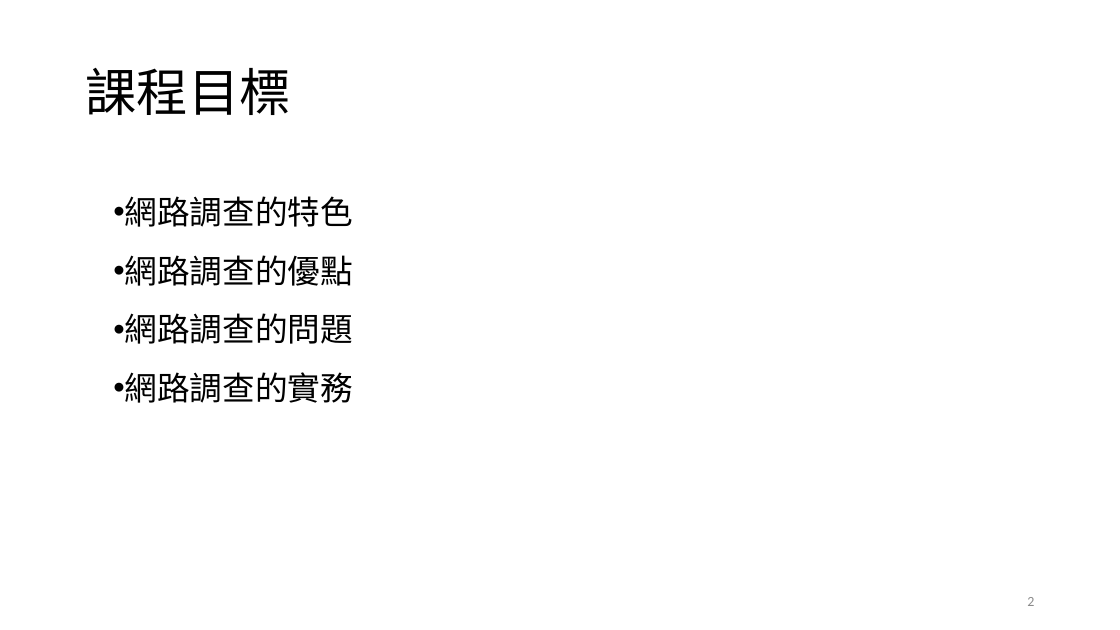
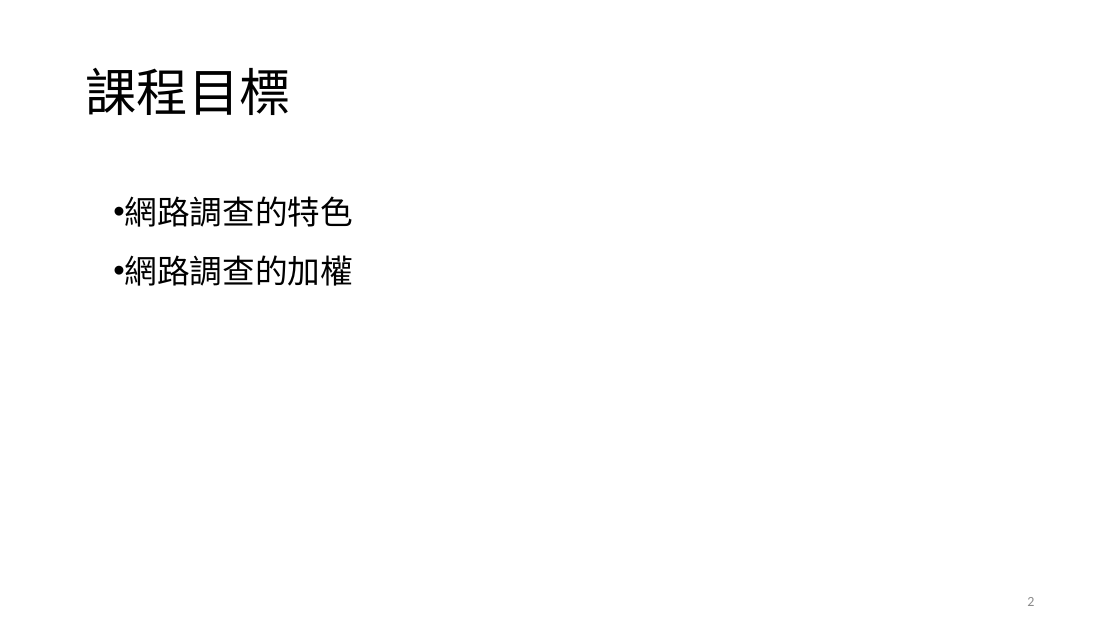
Before and after one commit to TsaiChiahung/PublicOpinion2026, a slide deck: slide 2 of 投影片/民意與調查Week4.pptx. Drawn at 1120x630 pixels with LibreOffice and Linux fonts; fonts in the diff are those of the drawing. Boxes give left, top, right and bottom in pixels: in the first picture for what was removed or moved away, otherwise in the second. Text is boxed around its words. In the diff, an @@ line names an element or a change of style, - is before the commit and + after.

```diff
--- a/投影片/民意與調查Week4.pptx
+++ b/投影片/民意與調查Week4.pptx
@@ text at [125,255,353,286]: text changed @@
-• 網路調查的優點
-• 網路調查的問題
-• 網路調查的實務
+• 網路調查的加權
```
Also in this commit, not shown: 1 other slide changed, 4 slides added, 1 slide removed, 1 other file.
